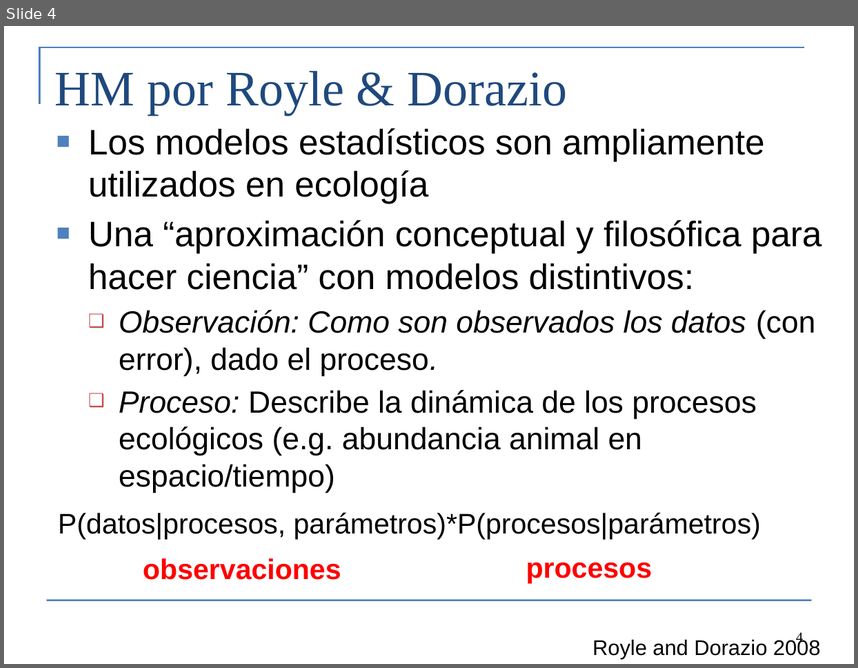
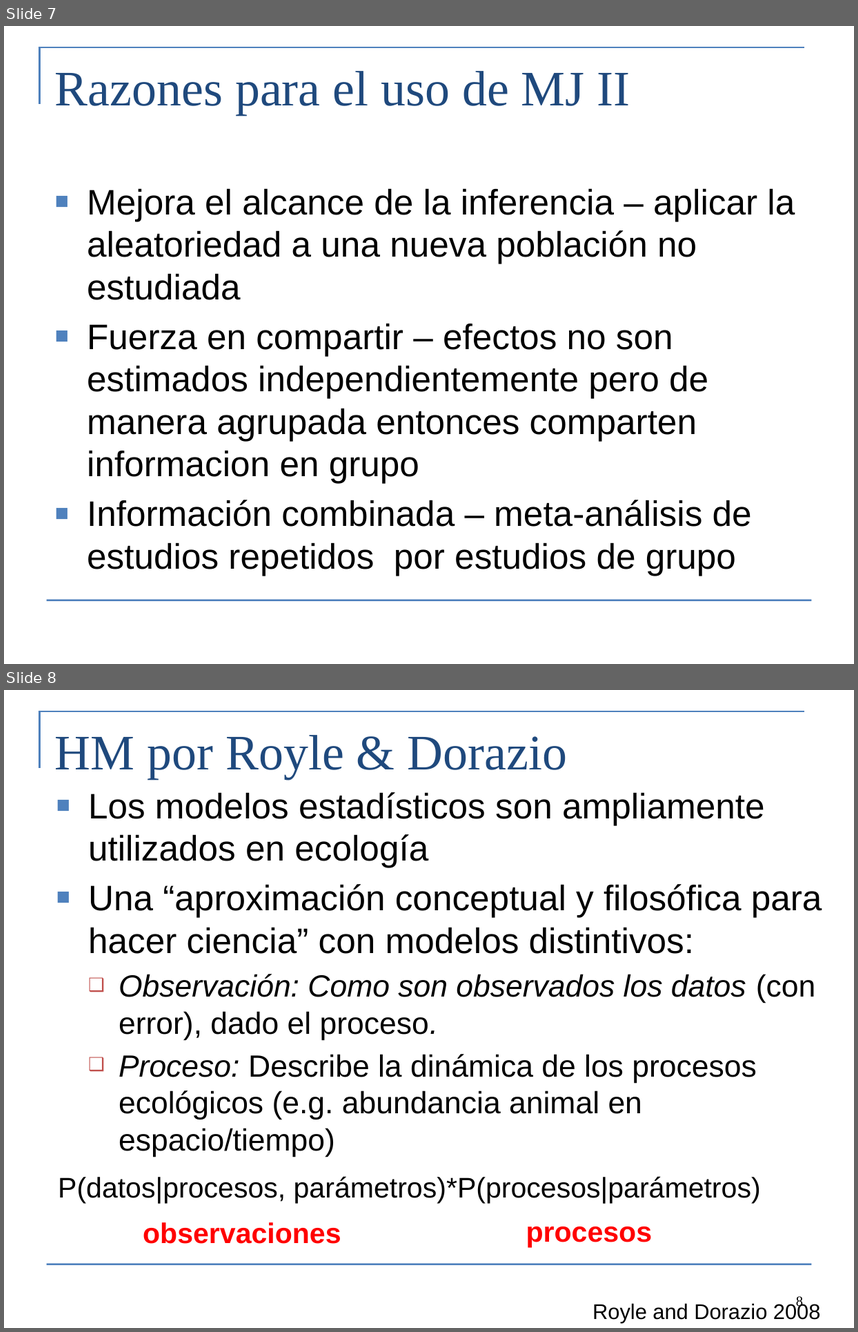
Before and after one commit to Cole-Monnahan-NOAA/tmb_workshop, a slide deck: day5/lecture5_conclusion_eng.pptx. Shown one above the other, each under a label of ours: slide 4 before the commit, slides 7 and 8 after it. The pictures are 858x668 and 858x1332 pixels, drawn with LibreOffice and Linux fonts; fonts in the diff are those of the drawing. Boxes give left, top, right and bottom in pixels: in the first picture for what was removed or moved away, otherwise in the second. Text is boxed around its words. In the diff, an @@ line names an element or a change of style, - is before the commit and + after.

```diff
--- a/day5/lecture5_conclusion_eng.pptx
+++ b/day5/lecture5_conclusion_eng.pptx
@@ slide 7 added at (x1=4, y1=26, x2=854, y2=664), background #FFFFFF; not listed: 2 template elements that a slide beside it also shows @@
@@ title added at (x1=55, y1=71, x2=631, y2=115), 42 pt, text #1F497D @@
+Razones para el uso de MJ II
@@ text added at (x1=87, y1=188, x2=795, y2=575), 30 pt, text #000000 @@
+■ Mejora el alcance de la inferencia – aplicar la aleatoriedad a una nueva población no estudiada
+■ Fuerza en compartir – efectos no son estimados independientemente pero de manera agrupada entonces comparten informacion en grupo
+■ Información combinada – meta-análisis de estudios repetidos por estudios de grupo
@@ what was slide 4 is now slide 8 @@
@@ page number at (x1=796, y1=1296, x2=803, y2=1309): text changed @@
-4
+8
```
Also in this commit, not shown: 6 slides changed, 2 other slides added, 7 other files.
